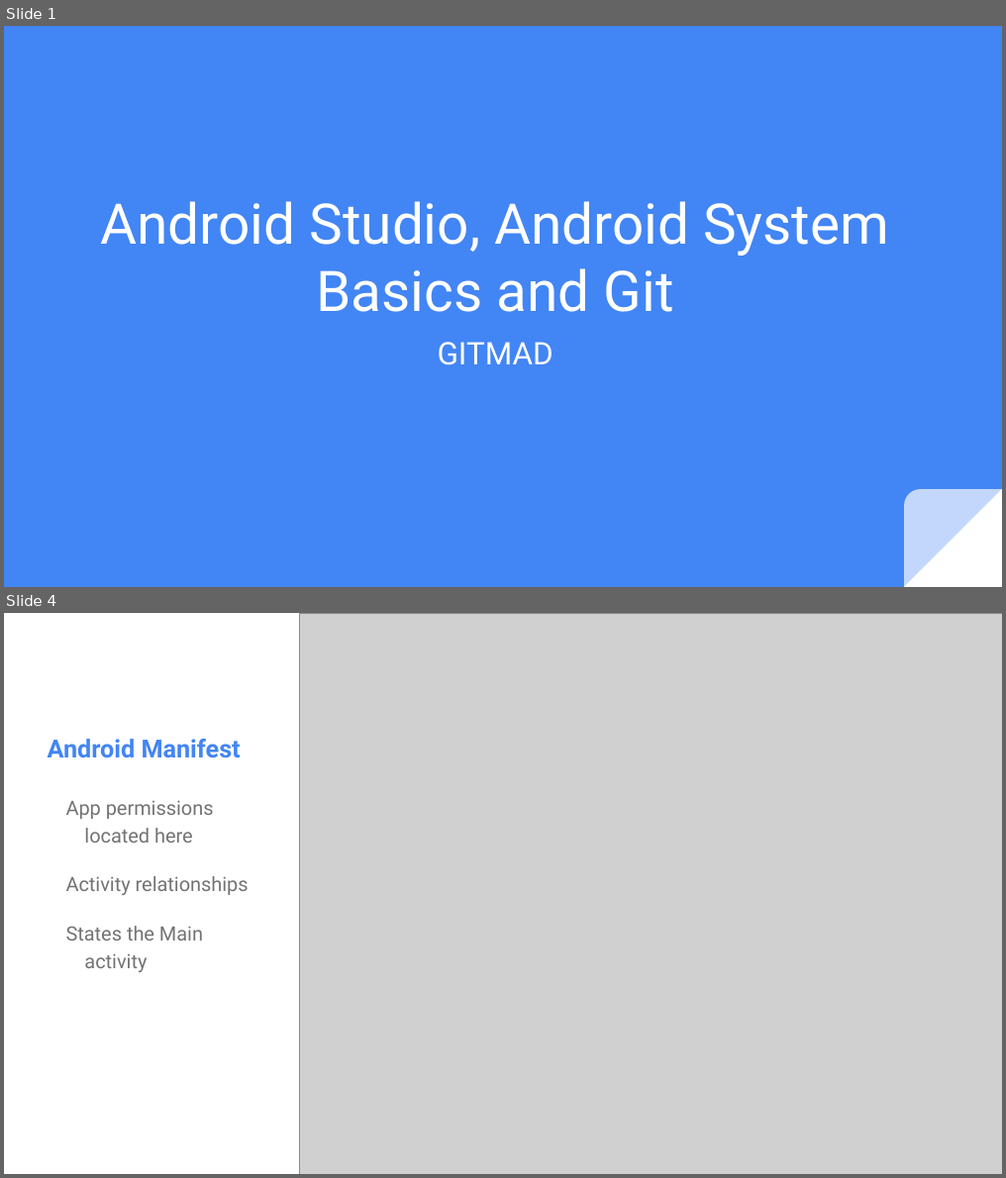
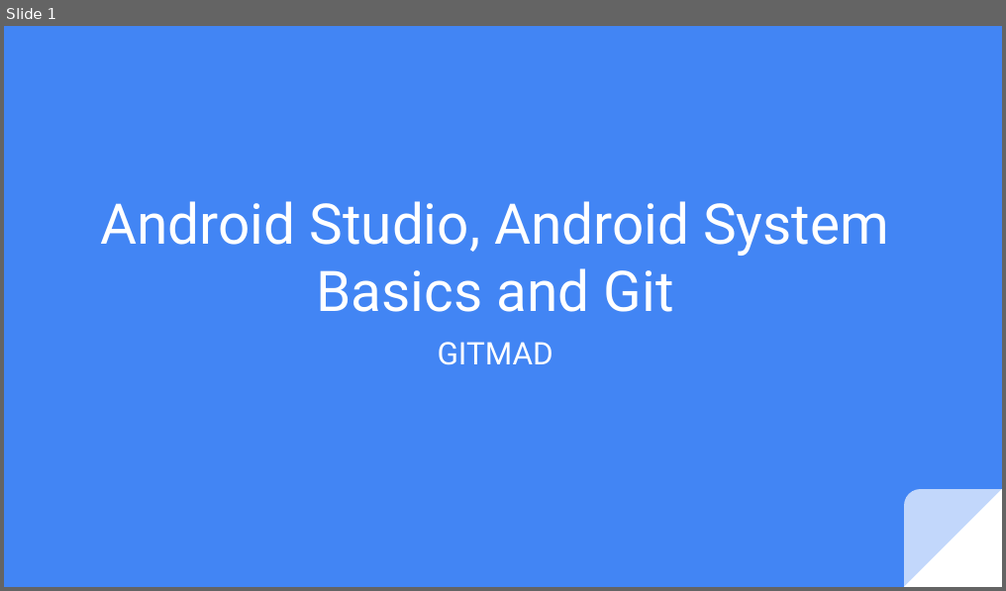
Before and after one commit to git-mad/website, a slide deck: guides/presentations/Basics.pptx. Shown one above the other, each under a label of ours: slides 1 and 4 before the commit, slide 1 after it; the slides between them are not shown. The pictures are 1006x1178 and 1006x591 pixels, drawn with LibreOffice and Linux fonts; fonts in the diff are those of the drawing; grey boxes stand for pictures. Boxes give left, top, right and bottom in pixels: in the first picture for what was removed or moved away, otherwise in the second. Text is boxed around its words. In the diff, an @@ line names an element or a change of style, - is before the commit and + after.

```diff
--- a/guides/presentations/Basics.pptx
+++ b/guides/presentations/Basics.pptx
@@ slide 4 removed at [4,613,1002,1174], background #FFFFFF @@
@@ picture removed at [300,613,1002,1174] @@
@@ title removed at [48,739,241,759] @@
-Android Manifest
@@ text removed at [66,800,249,972] @@
-App permissions located here
-Activity relationships
-States the Main activity
```
Also in this commit, not shown: 10 slides changed, 7 slides added, 2 other slides removed, 2 other files.
